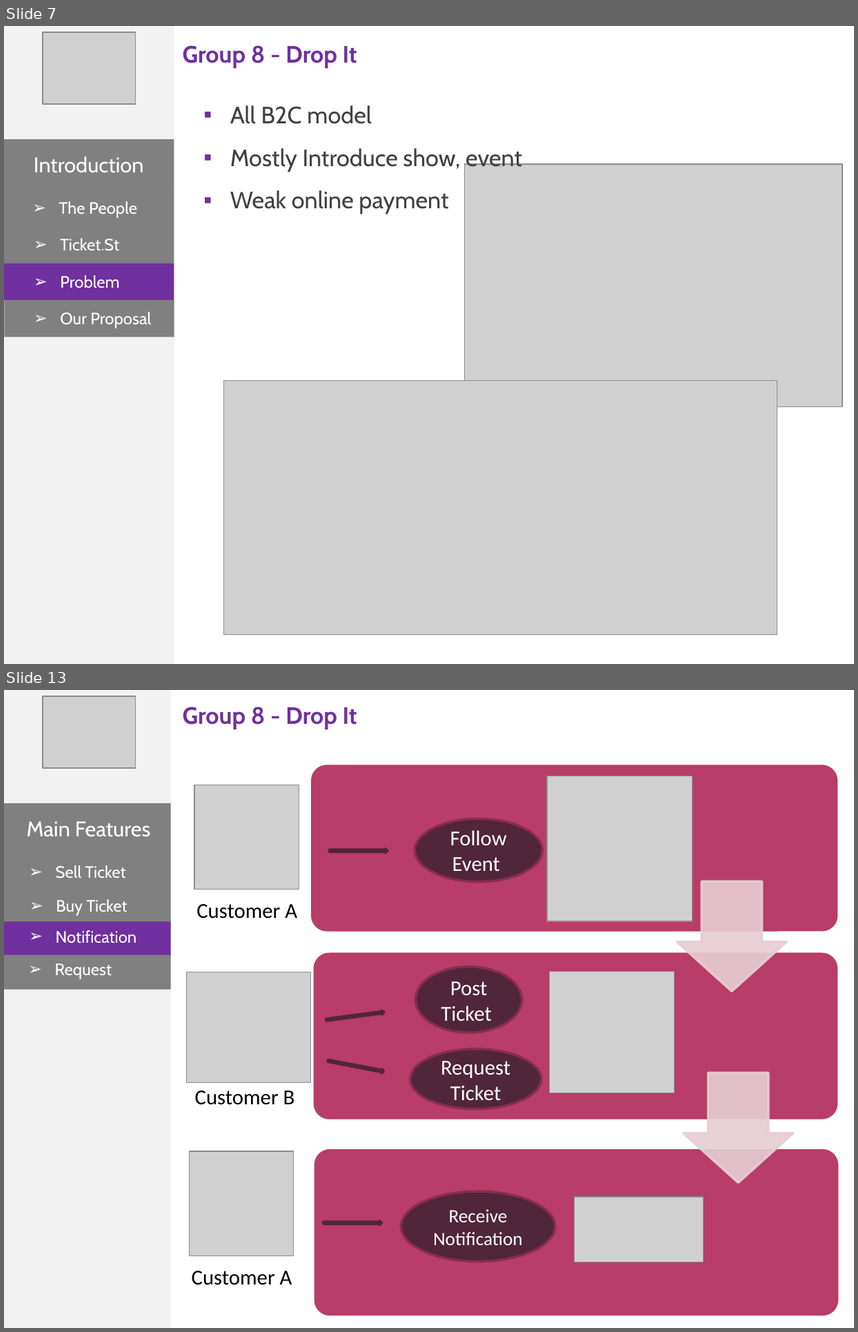
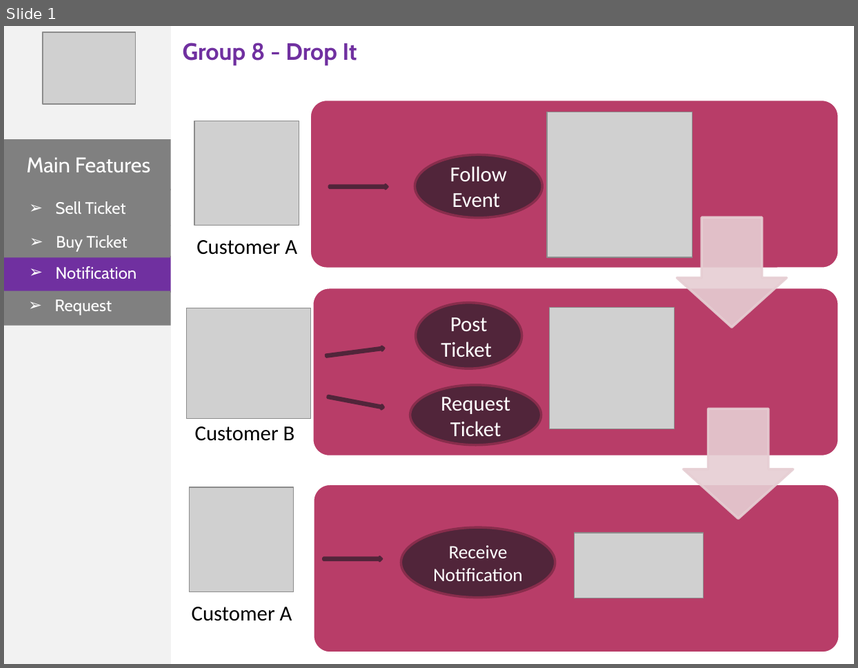
Before and after one commit to phonglk/fptu_capstone, a slide deck: Document/Present_Phong.pptx. Shown one above the other, each under a label of ours: slides 7 and 13 before the commit, slide 1 after it; the slides between them are not shown. The pictures are 858x1332 and 858x668 pixels, drawn with LibreOffice and Linux fonts; fonts in the diff are those of the drawing; grey boxes stand for pictures. Boxes give left, top, right and bottom in pixels: in the first picture for what was removed or moved away, otherwise in the second. Text is boxed around its words. In the diff, an @@ line names an element or a change of style, - is before the commit and + after.

```diff
--- a/Document/Present_Phong.pptx
+++ b/Document/Present_Phong.pptx
@@ slide 7 removed at (x1=4, y1=26, x2=854, y2=664), background #FFFFFF @@
@@ rectangle removed at (x1=4, y1=26, x2=174, y2=664) @@
@@ picture removed at (x1=42, y1=32, x2=135, y2=104) @@
@@ text removed at (x1=183, y1=45, x2=357, y2=68) @@
-Group 8 - Drop It
@@ text removed at (x1=230, y1=105, x2=522, y2=214) @@
-▪ All B2C model
-▪ Mostly Introduce show, event
-▪ Weak online payment
@@ rectangle removed at (x1=4, y1=139, x2=174, y2=190) @@
@@ text removed at (x1=34, y1=156, x2=144, y2=172) @@
-Introduction
@@ picture removed at (x1=465, y1=164, x2=843, y2=407) @@
@@ rectangle removed at (x1=4, y1=190, x2=174, y2=226) @@
@@ text removed at (x1=59, y1=201, x2=137, y2=218) @@
-➢ The People
@@ rectangle removed at (x1=4, y1=226, x2=174, y2=262) @@
@@ rectangle removed at (x1=4, y1=241, x2=174, y2=292) @@
@@ text removed at (x1=60, y1=238, x2=119, y2=250) @@
-➢ Ticket.St
@@ rectangle removed at (x1=4, y1=263, x2=174, y2=300) @@
@@ text removed at (x1=60, y1=275, x2=119, y2=288) @@
-➢ Problem
@@ rectangle removed at (x1=4, y1=300, x2=174, y2=336) @@
@@ text removed at (x1=60, y1=312, x2=151, y2=328) @@
-➢ Our Proposal
@@ picture removed at (x1=223, y1=381, x2=777, y2=635) @@
@@ what was slide 13 is now slide 1 @@
```
Also in this commit, not shown: 2 slides added, 19 other slides removed, 1 other file.
